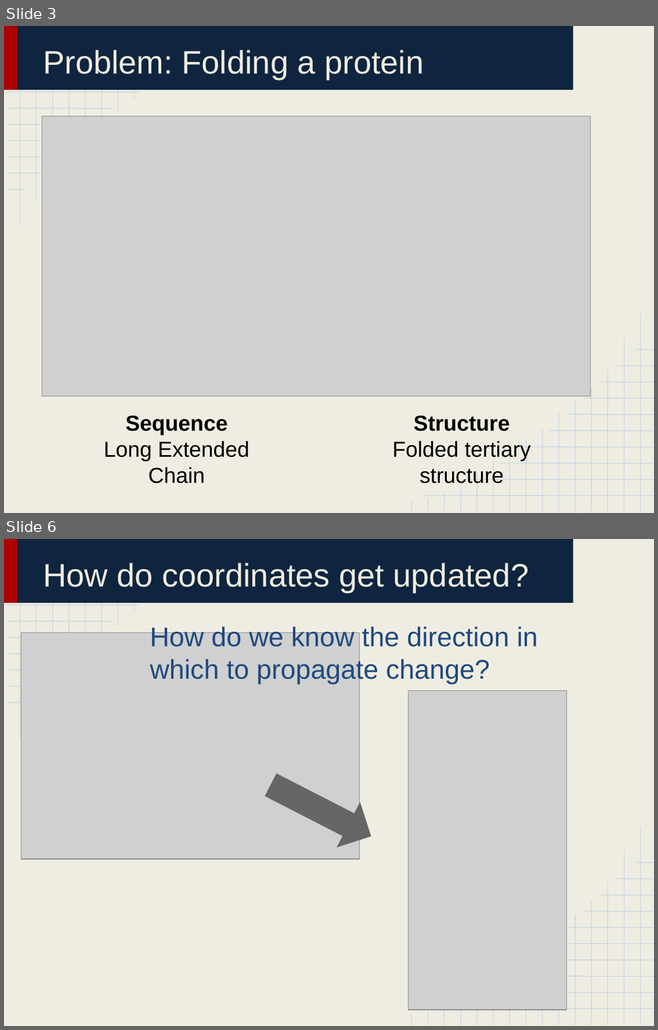
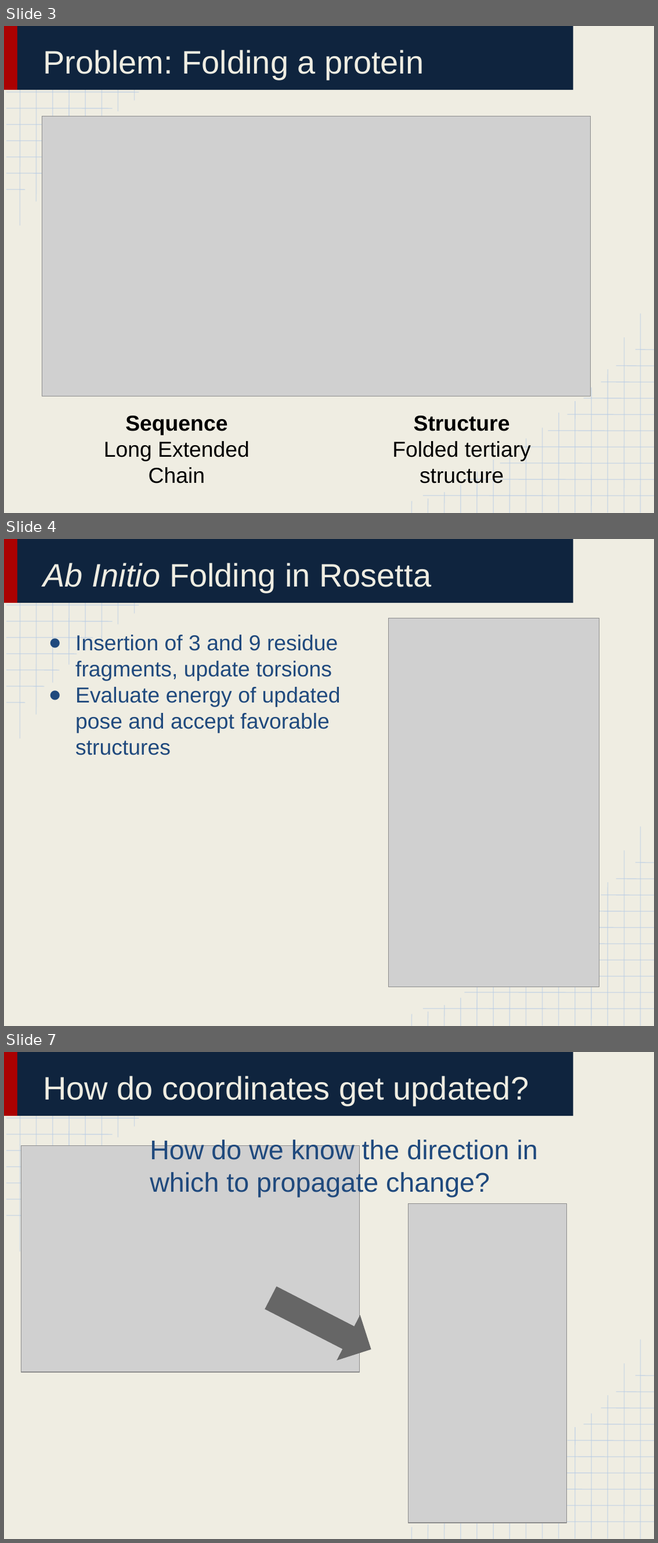
Before and after one commit to huabaiuw/prepare_bootcamp_2016_Aug, a slide deck: Lab Lecture 4_ Fold Tree.pptx. Shown one above the other, each under a label of ours: slides 3 and 6 before the commit, slides 3, 4 and 7 after it; the slides between them are not shown. The pictures are 658x1030 and 658x1543 pixels, drawn with LibreOffice and Linux fonts; fonts in the diff are those of the drawing; grey boxes stand for pictures. Boxes give left, top, right and bottom in pixels: in the first picture for what was removed or moved away, otherwise in the second. Text is boxed around its words. In the diff, an @@ line names an element or a change of style, - is before the commit and + after.

```diff
--- a/Lab Lecture 4_ Fold Tree.pptx
+++ b/Lab Lecture 4_ Fold Tree.pptx
@@ slide 4 added at <box>4,539,654,1026</box>, background #EFEDE2; not listed: 52 template elements that a slide beside it also shows @@
@@ title added at <box>43,563,431,592</box>, 36 pt, text #EFEDE2 @@
+Ab Initio Folding in Rosetta
@@ picture added at <box>388,618,598,987</box> @@
@@ text added at <box>75,635,340,755</box>, 24 pt, text #1F497D @@
+● Insertion of 3 and 9 residue fragments, update torsions
+● Evaluate energy of updated pose and accept favorable structures
@@ what was slide 6 is now slide 7 @@
```
Also in this commit, not shown: 5 slides changed, 1 other slide added, 2 slides removed, 5 other files.
